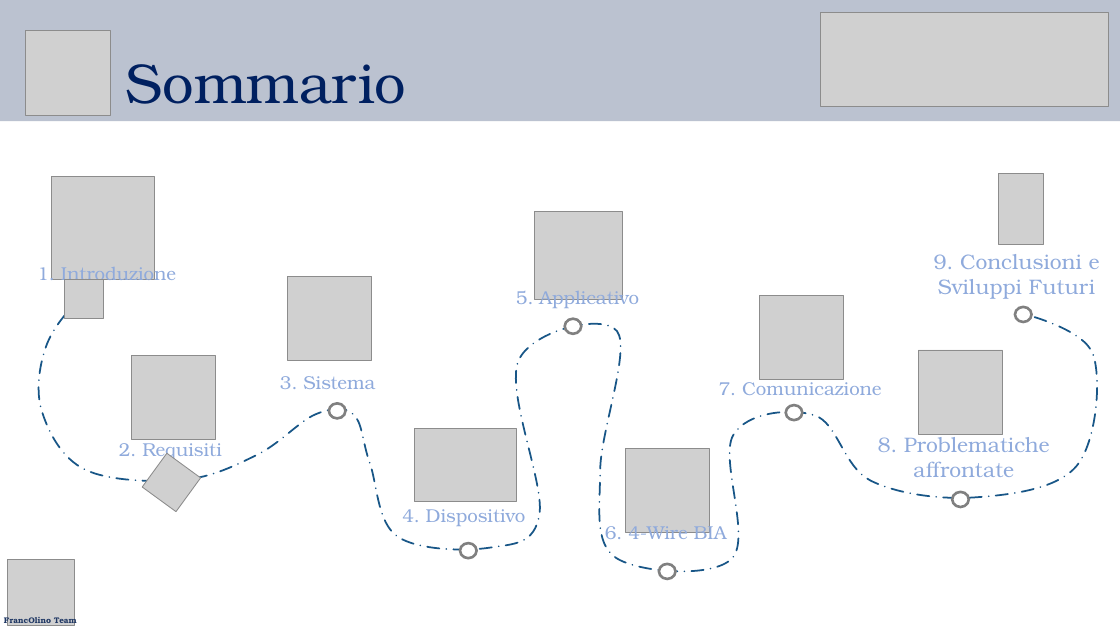
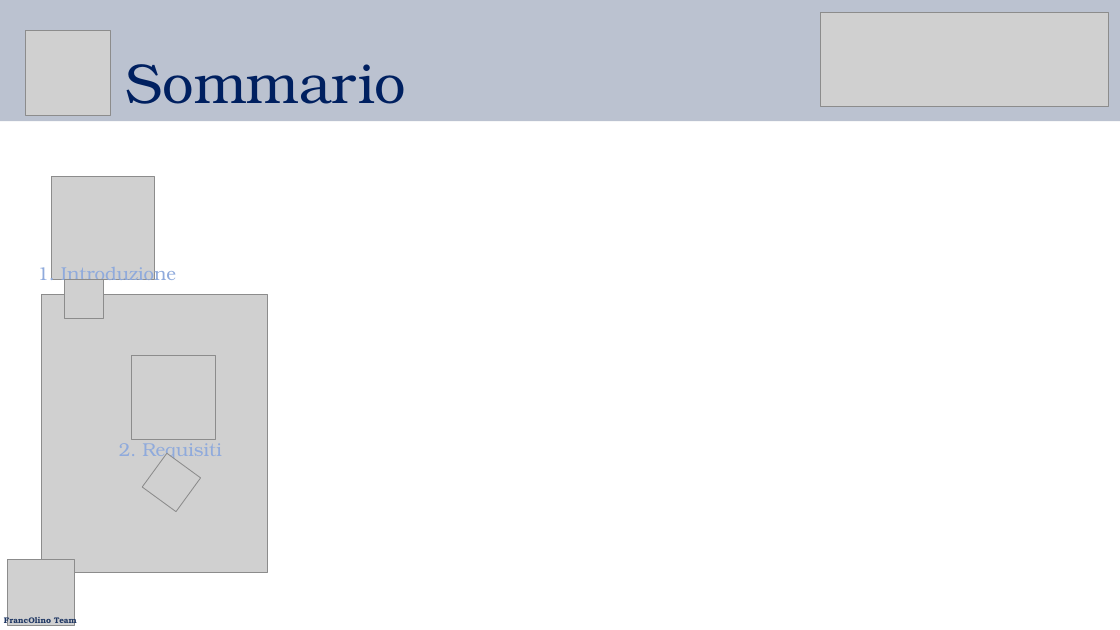
Before and after one commit to g0vann/IMSI_Project, a slide deck: slide 4 of Documentazione/Presentazione_animated.pptx. Drawn at 1120x630 pixels with LibreOffice and Linux fonts; fonts in the diff are those of the drawing; grey boxes stand for pictures. Boxes give left, top, right and bottom in pixels: in the first picture for what was removed or moved away, otherwise in the second. Text is boxed around its words. In the diff, an @@ line names an element or a change of style, - is before the commit and + after.

```diff
--- a/Documentazione/Presentazione_animated.pptx
+++ b/Documentazione/Presentazione_animated.pptx
@@ picture removed at (x1=999, y1=173, x2=1044, y2=245) @@
@@ picture removed at (x1=534, y1=212, x2=623, y2=300) @@
@@ text removed at (x1=934, y1=254, x2=1100, y2=299) @@
-9. Conclusioni e
-Sviluppi Futuri
@@ freeform shape removed at (x1=39, y1=295, x2=1097, y2=571) @@
@@ picture added at (x1=41, y1=295, x2=267, y2=573) @@
@@ picture removed at (x1=287, y1=276, x2=371, y2=360) @@
@@ text removed at (x1=516, y1=287, x2=639, y2=310) @@
-5. Applicativo
@@ picture removed at (x1=760, y1=296, x2=844, y2=380) @@
@@ ellipse removed at (x1=565, y1=318, x2=581, y2=334) @@
@@ ellipse removed at (x1=1015, y1=307, x2=1032, y2=322) @@
@@ picture removed at (x1=918, y1=350, x2=1002, y2=434) @@
@@ text removed at (x1=280, y1=376, x2=375, y2=389) @@
-3. Sistema
@@ text removed at (x1=719, y1=377, x2=882, y2=395) @@
-7. Comunicazione
@@ ellipse removed at (x1=329, y1=403, x2=346, y2=418) @@
@@ ellipse removed at (x1=786, y1=405, x2=802, y2=420) @@
@@ picture removed at (x1=414, y1=429, x2=517, y2=502) @@
@@ picture removed at (x1=625, y1=448, x2=709, y2=532) @@
@@ text removed at (x1=878, y1=432, x2=1050, y2=477) @@
-8. Problematiche
-affrontate
@@ text removed at (x1=402, y1=509, x2=526, y2=526) @@
-4. Dispositivo
@@ ellipse removed at (x1=953, y1=492, x2=970, y2=507) @@
@@ text removed at (x1=605, y1=521, x2=727, y2=544) @@
-6. 4-Wire BIA
@@ ellipse removed at (x1=460, y1=544, x2=477, y2=559) @@
@@ ellipse removed at (x1=659, y1=564, x2=676, y2=579) @@
```
Also in this commit, not shown: 19 other slides changed, 1 slide added, 5 other files.
